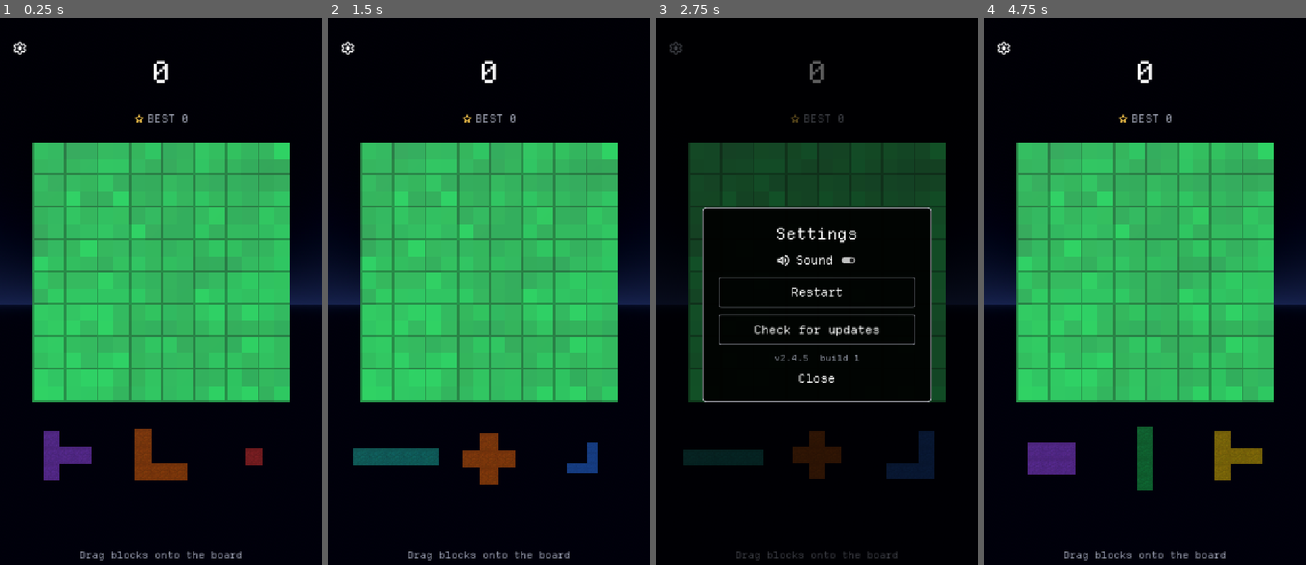
Above: before the commit, frames 1-4 (left to right).
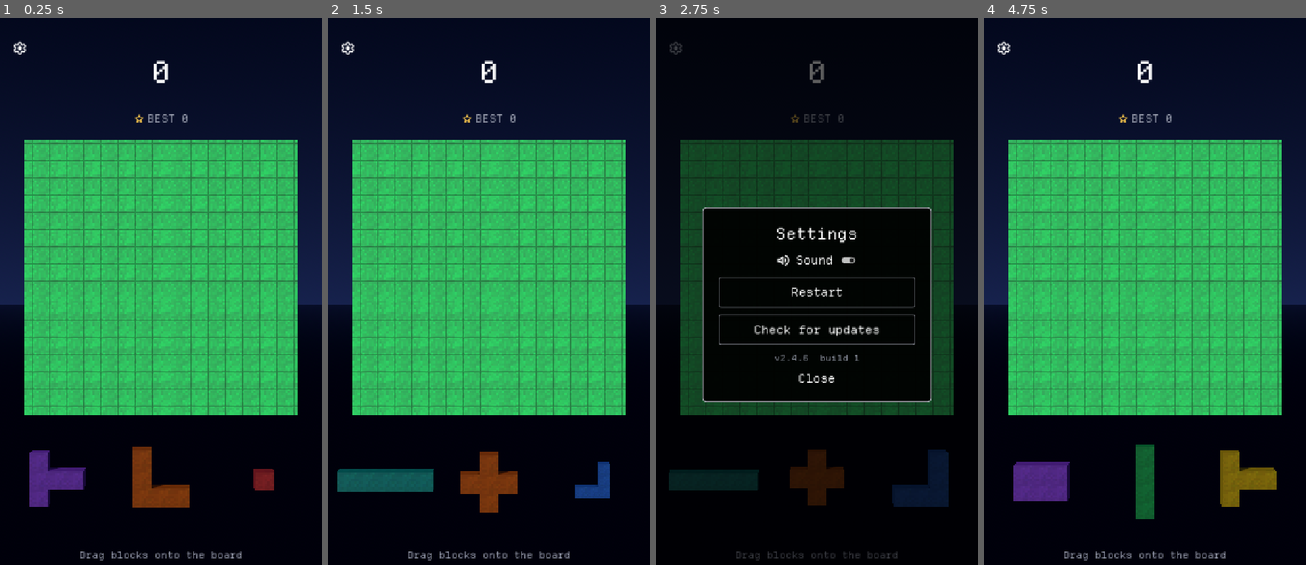
Above: after the commit, the same moments.

Repository: Matko802/blockshark
Game: Godot game, scene res://scenes/main.tscn
Two runs of this game, one before a commit and one after it. Both use one fixed random seed, a clock stepped at 60 frames per second and the inputs below.
Inputs:
- Up to frame 1 (0.25 s): no input
- Up to frame 2 (1.5 s): click "" at 0.5 s; click "Restart" at 1.25 s
- Up to frame 3 (2.75 s): click "" at 2 s
- Up to frame 4 (4.75 s): click "Restart" at 2.75 s; click "" at 3.5 s; click "Restart" at 4.25 s

The runs differ from the first frame. In frame 1, 43% of the frame differs, in the area x 0-100%, y 1-90%; in frame 2, 44%, in the area x 0-100%, y 1-91%; in frame 3, 10%; in frame 4, 43%.

Commit message:
Perspective 35 camera, tiled plate without grid, matched tray texels, pages race guard, version 2.4.6

Diff:
--- a/scenes/main.tscn
+++ b/scenes/main.tscn
@@ -30,9 +30,9 @@
 script = ExtResource("1")
 
 [node name="Camera3D" type="Camera3D" parent="."]
-projection = 1
-size = 9.0
-keep_aspect = 0
+projection = 0
+fov = 35.0
+keep_aspect = 1
 
 [node name="Sun" type="DirectionalLight3D" parent="."]
 rotation = Vector3(-0.9, -0.55, 0)
--- a/scripts/board_view.gd
+++ b/scripts/board_view.gd
@@ -16,7 +16,7 @@
 
 func build() -> void:
 	var quad := MeshInstance3D.new()
-	quad.mesh = CubeMesh.mesh_for_size(CubeMesh.PZ, Vector3(SIZE, SIZE, 0), false)
+	quad.mesh = CubeMesh.mesh_for_size(CubeMesh.PZ, Vector3(SIZE, SIZE, 0), true)
 	quad.position = Vector3(0, 0, 0.10)
 	quad.material_override = Mats.board()
 	quad.cast_shadow = GeometryInstance3D.SHADOW_CASTING_SETTING_OFF
--- a/scripts/drag_controller.gd
+++ b/scripts/drag_controller.gd
@@ -32,7 +32,7 @@
 	drag_node.position = Vector3(spawn_center.x + drag_accum.x + lift.x, spawn_center.y + drag_accum.y + lift.y, DRAG_Z)
 
 func current_gain() -> float:
-	var base := clampf(camera.size / 10.0, 0.6, 1.6) * 1.5
+	var base := clampf(main.view_w / 9.0, 0.6, 1.6) * 1.5
 	if last_valid:
 		return base * 0.8
 	return base
--- a/scripts/main.gd
+++ b/scripts/main.gd
@@ -10,7 +10,8 @@
 var tray_x: Dictionary = {}
 var tray_tweens: Dictionary = {}
 var time := 0.0
-var app_version := "2.4.5"
+var view_w := 9.4
+var app_version := "2.4.6"
 var app_code := 0
 
 @onready var board: BoardView = $Board
@@ -53,8 +54,6 @@
 	load_version()
 	state = GameState.new()
 	sound.muted = state.muted
-	camera.position = Vector3(0, -1.0, 16.0)
-	camera.look_at(Vector3(0, -1.0, 0.0))
 	fit_camera()
 	get_viewport().size_changed.connect(fit_camera)
 	apply_fixed_light()
@@ -79,7 +78,13 @@
 func fit_camera() -> void:
 	var vs := get_viewport().get_visible_rect().size
 	var aspect := vs.x / maxf(vs.y, 1.0)
-	camera.size = maxf(10.0, 12.0 * aspect)
+	var half_w := 4.7
+	var half_h := 6.3
+	var t := tan(deg_to_rad(camera.fov) * 0.5)
+	var dist := maxf(half_w / maxf(t * aspect, 0.001), half_h / maxf(t, 0.001))
+	view_w = half_w * 2.0
+	camera.position = Vector3(0, -0.8, dist)
+	camera.look_at(Vector3(0, -0.8, 0.0))
 
 func slot_pos(i: int) -> Vector3:
 	return Vector3(float(tray_x.get(i, TRAY_X[i])), TRAY_Y, TRAY_Z)
--- a/scripts/materials.gd
+++ b/scripts/materials.gd
@@ -62,9 +62,11 @@
 	var m := StandardMaterial3D.new()
 	m.albedo_color = COLORS[i % COLORS.size()]
 	m.albedo_texture = STONE
+	m.uv1_scale = Vector3(0.5, 0.5, 0.5)
 	m.texture_filter = BaseMaterial3D.TEXTURE_FILTER_NEAREST_WITH_MIPMAPS
 	m.roughness = 0.35
 	m.metallic = 0.05
+	m.transparency = BaseMaterial3D.TRANSPARENCY_ALPHA
 	return m
 
 static func empty() -> StandardMaterial3D:
--- a/scripts/updater.gd
+++ b/scripts/updater.gd
@@ -5,7 +5,7 @@
 
 var main
 var hud
-var current := "2.4.5"
+var current := "2.4.6"
 var http: HTTPRequest
 var dl: HTTPRequest
 var pending_silent := false
--- a/version.cfg
+++ b/version.cfg
@@ -1,3 +1,3 @@
 [app]
-version_name="2.4.5"
+version_name="2.4.6"
 version_code=1
Not shown, changed: export_presets.cfg
Not shown, changed: .github/workflows/build.yml
